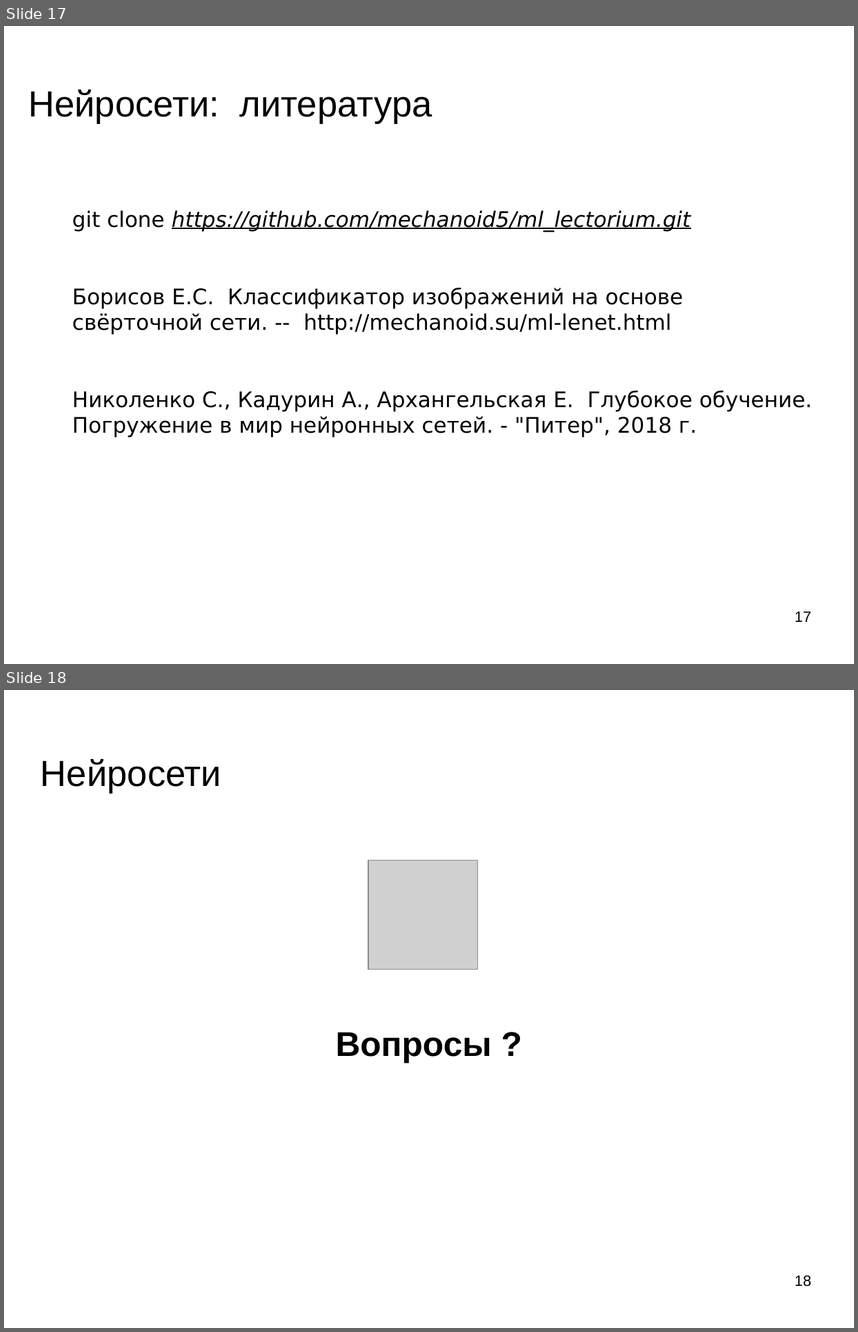
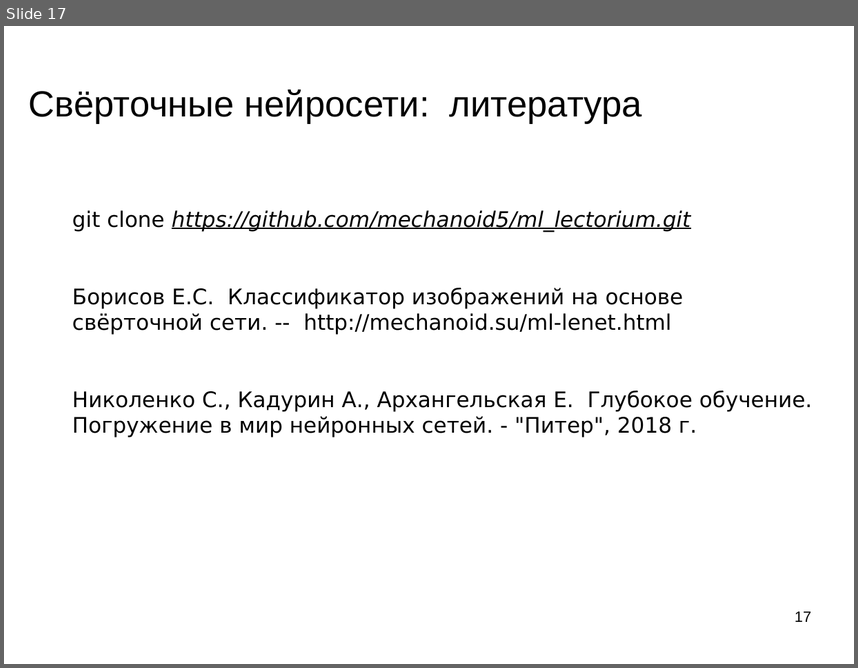
Before and after one commit to mechanoid5/ml_lectorium_legacy, a slide deck: 23-convnet.odp. Shown one above the other, each under a label of ours: slides 17 and 18 before the commit, slide 17 after it. The pictures are 858x1332 and 858x668 pixels, drawn with LibreOffice and Linux fonts; fonts in the diff are those of the drawing; grey boxes stand for pictures; background and template pictures are left out. Boxes give left, top, right and bottom in pixels: in the first picture for what was removed or moved away, otherwise in the second. Text is boxed around its words. In the diff, an @@ line names an element or a change of style, - is before the commit and + after.

```diff
--- a/23-convnet.odp
+++ b/23-convnet.odp
@@ slide 18 removed at [4,690,854,1328], background picture (left out) @@
@@ title removed at [41,759,221,793] @@
-Нейросети
@@ picture removed at [368,860,477,970] @@
@@ subtitle removed at [336,1032,492,1062] @@
-Вопросы ?
@@ page number removed at [795,1275,811,1286] @@
-18
@@ slide 17 changed as well @@
@@ title at [28,89,642,124]: text changed @@
-Нейросети: литература
+Свёрточные нейросети: литература
```
Also in this commit, not shown: 15 other slides changed, 50 other files.
